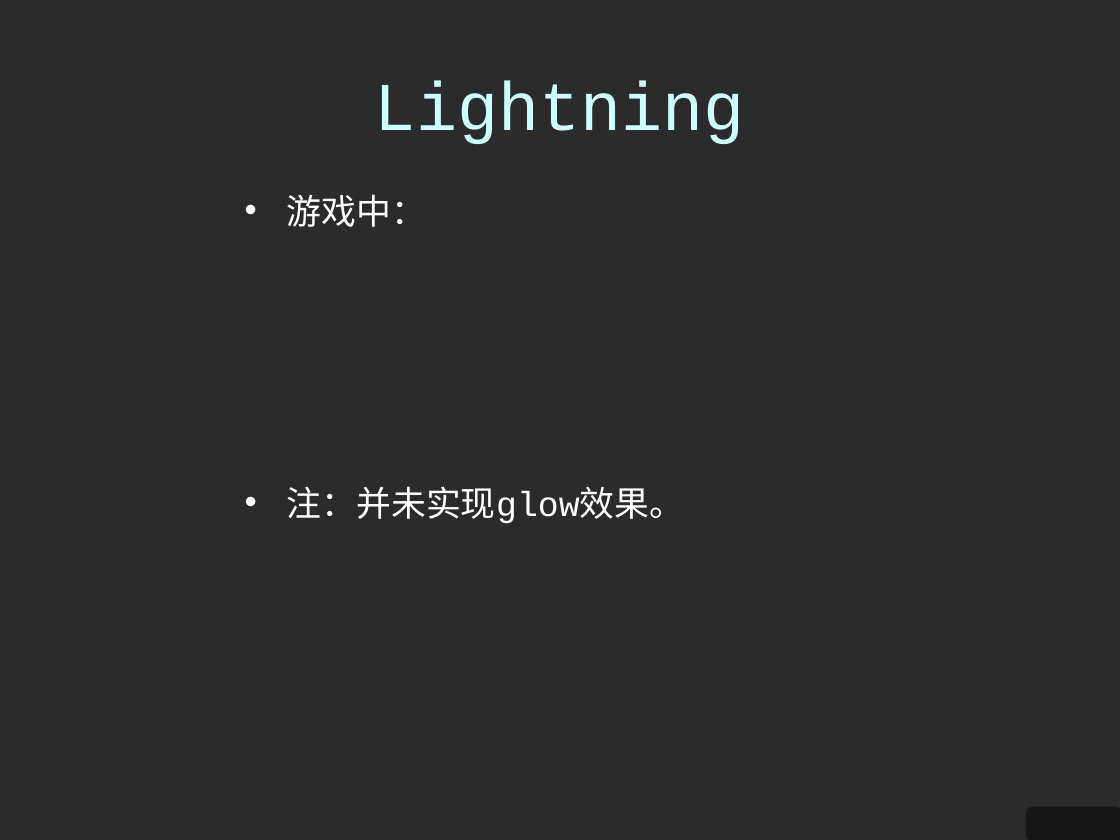
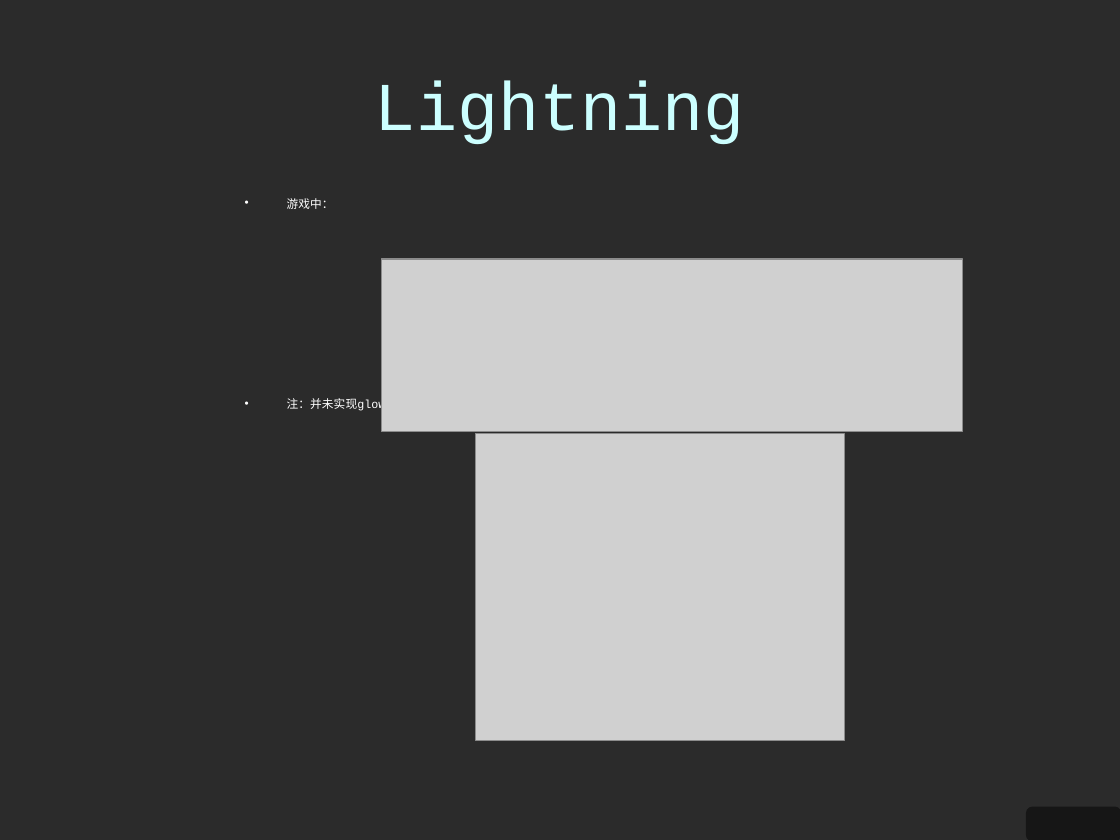
Before and after one commit to legendxcheng/rs-engine, a slide deck: slide 14 of doc/final presentation.ppt (slide 13 before the commit). Drawn at 1120x840 pixels with LibreOffice and Linux fonts; fonts in the diff are those of the drawing; grey boxes stand for pictures; background and template pictures are left out; a plain dark background stands for a picture behind light text. Boxes give left, top, right and bottom in pixels: in the first picture for what was removed or moved away, otherwise in the second. Text is boxed around its words. In the diff, an @@ line names an element or a change of style, - is before the commit and + after.

```diff
--- a/doc/final presentation.ppt
+++ b/doc/final presentation.ppt
@@ text "游戏中：" at box(287, 198, 421, 412): size 22.4 to 7.5 pt; line spacing 0.7 to 0.6 @@
@@ picture added at box(382, 259, 963, 431) @@
@@ picture added at box(476, 433, 844, 740) @@
```
Also in this commit, not shown: 6 other slides changed, 3 slides added.
